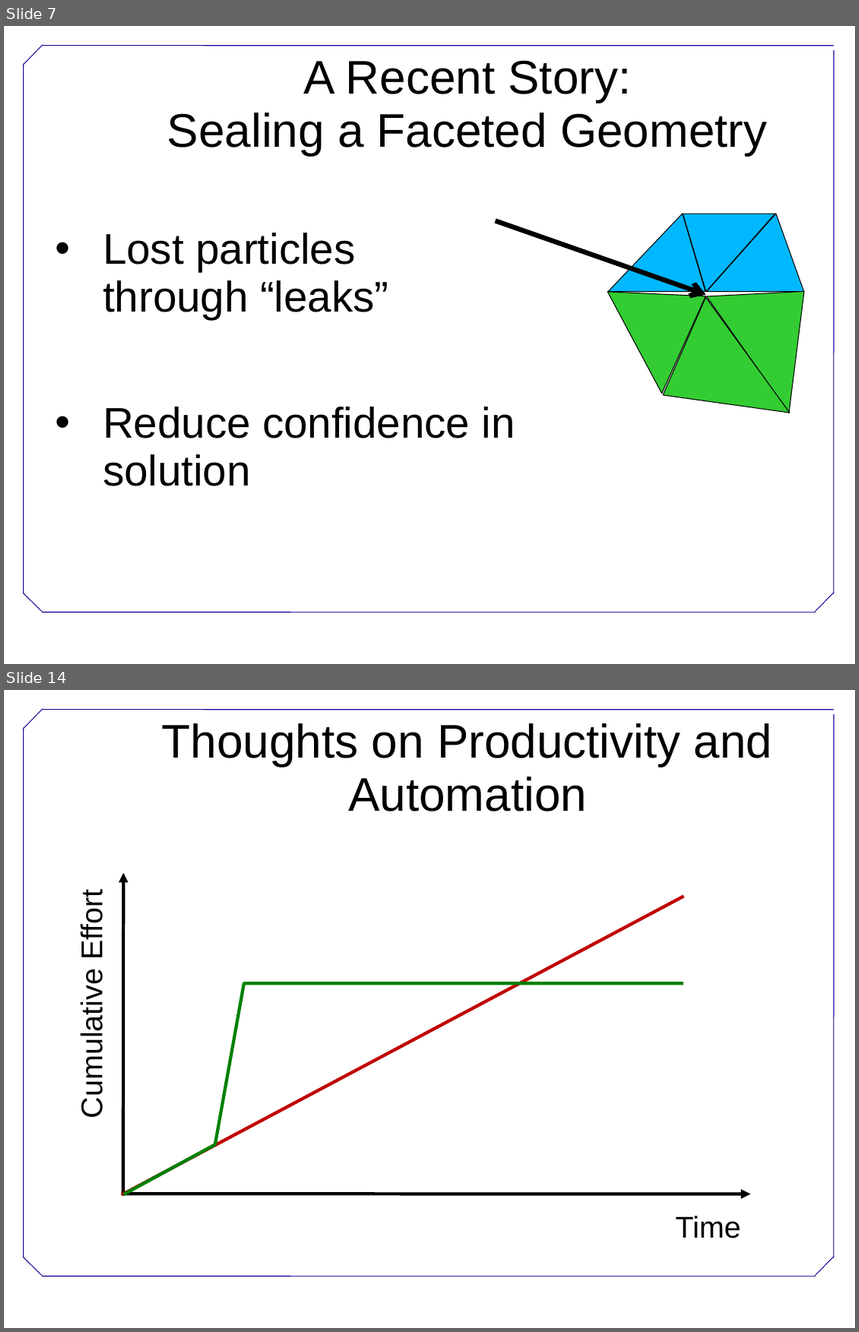
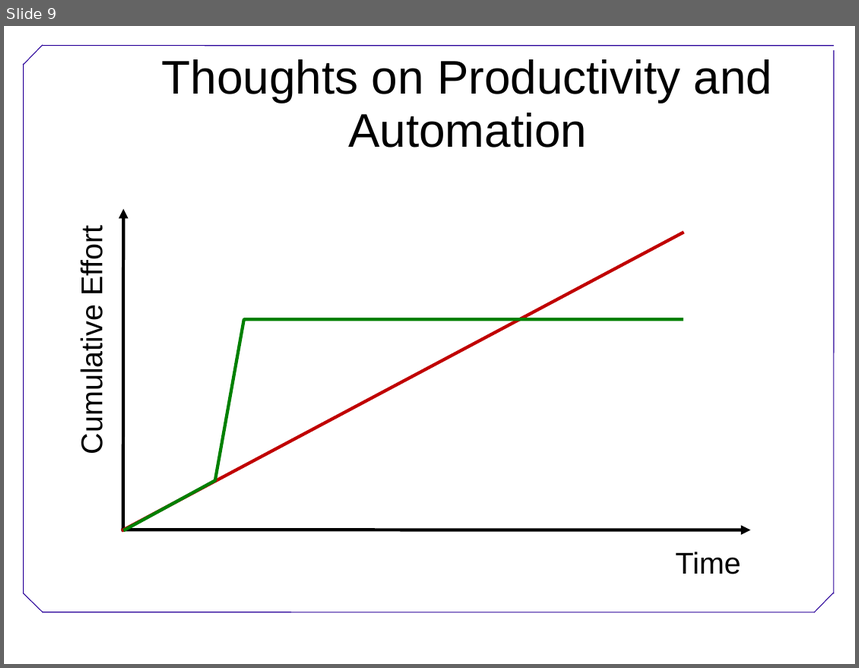
Before and after one commit to swcarpentry/DEPRECATED-boot-camps, a slide deck: BestPractices.ppt. Shown one above the other, each under a label of ours: slides 7 and 14 before the commit, slide 9 after it; the slides between them are not shown. The pictures are 859x1332 and 859x668 pixels, drawn with LibreOffice and Linux fonts; fonts in the diff are those of the drawing; background and template pictures are left out. Boxes give left, top, right and bottom in pixels: in the first picture for what was removed or moved away, otherwise in the second. Text is boxed around its words. In the diff, an @@ line names an element or a change of style, - is before the commit and + after.

```diff
--- a/BestPractices.ppt
+++ b/BestPractices.ppt
@@ slide 7 removed at [4,26,855,664], background #FFFFFF; not listed: 7 template elements that a slide beside it also shows @@
@@ text removed at [167,60,767,155] @@
-A Recent Story:
-Sealing a Faceted Geometry
@@ arrow removed from (497, 221) to (706, 295) @@
@@ triangle removed at [609,214,706,292] @@
@@ triangle removed at [683,214,775,292] @@
@@ triangle removed at [707,214,804,292] @@
@@ text removed at [103,233,515,487] @@
-• Lost particles
-  through “leaks”
-• Reduce confidence in
-  solution
@@ freeform shape removed at [608,292,706,394] @@
@@ triangle removed at [632,297,791,468] @@
@@ freeform shape removed at [707,292,804,414] @@
@@ what was slide 14 is now slide 9 @@
```
Also in this commit, not shown: 6 slides changed, 2 slides added, 6 other slides removed, 2 other files.
